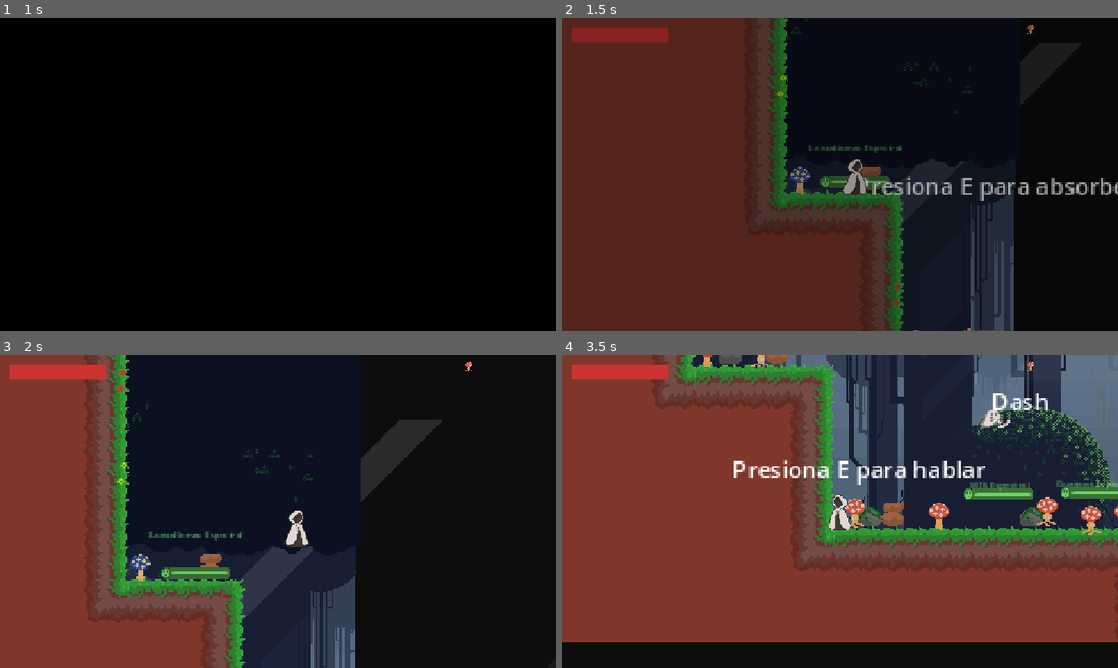
Above: before the commit, frames 1-4 (two rows, left to right).
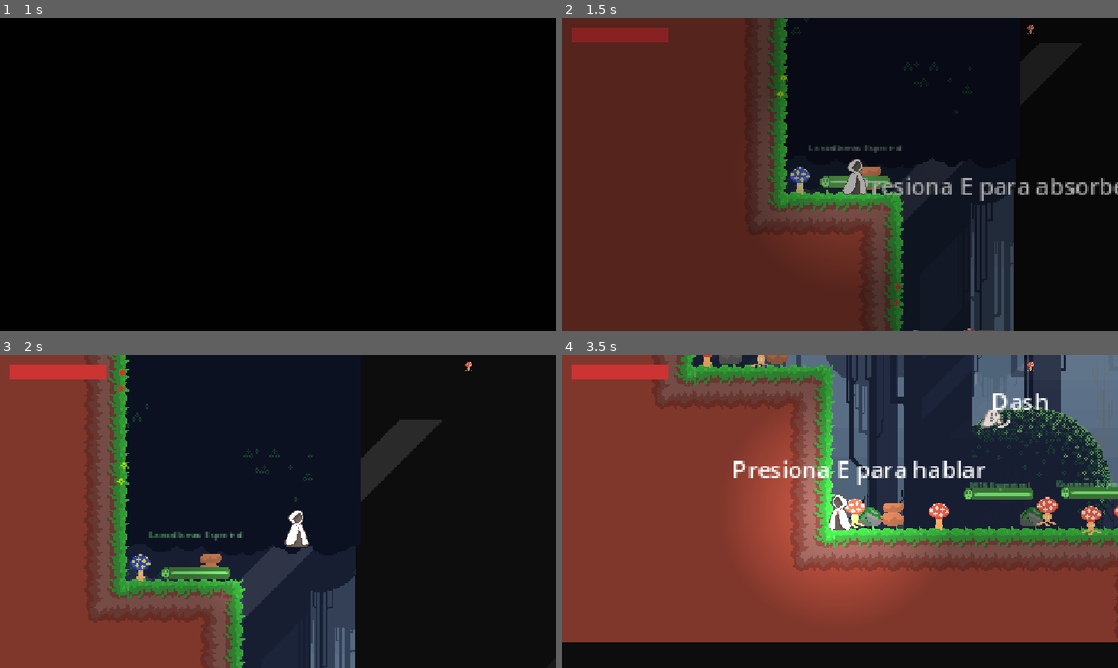
Above: after the commit, the same moments.

Repository: Tenshi2606/Rizko
Game: Godot game, scene res://assets/scenas/UI/main_menu.tscn
The game is run twice, just before and just after one commit, with the same random seed, the same clock (stepped at 60 frames per second) and the same inputs.
Inputs:
- Up to frame 1 (1 s): click "NUEVA PARTIDA" at 0.5 s
- Up to frame 2 (1.5 s): tap Enter at 1.25 s; hold Right (ui_right) from 1.28 s (still down); hold X (attack) from 1.28 s (still down)
- Up to frame 3 (2 s): keep holding Right (ui_right); keep holding X (attack); tap Z (jump) at 1.52 s
- Up to frame 4 (3.5 s): release X (attack) at 2.03 s; tap X (attack) at 2.1, 3.05 s; tap Z (jump) at 2.27 s; release Right (ui_right) at 2.78 s; hold Left (ui_left) from 2.78 s (still down); hold C (dash) from 2.78 s (still down)

Frame 1 is identical in both runs. In frame 2, 3.9% of the frame differs, in the area x 38-62%, y 34-74%; in frame 3, 0.6%; in frame 4, 9.9%, in the area x 33-68%, y 19-78%.

Commit message:
Fix 2 System Combat

Diff:
--- a/assets/scenas/player/player.tscn
+++ b/assets/scenas/player/player.tscn
@@ -32,6 +32,18 @@
 
 [sub_resource type="Animation" id="Animation_3p3td"]
 length = 0.001
+tracks/0/type = "value"
+tracks/0/imported = false
+tracks/0/enabled = true
+tracks/0/path = NodePath("Sprite2D:frame")
+tracks/0/interp = 1
+tracks/0/loop_wrap = true
+tracks/0/keys = {
+"times": PackedFloat32Array(0),
+"transitions": PackedFloat32Array(1),
+"update": 1,
+"values": [99]
+}
 
 [sub_resource type="AtlasTexture" id="AtlasTexture_cam7v"]
 atlas = ExtResource("8_cphw5")
@@ -168,7 +180,7 @@
 tracks/1/interp = 1
 tracks/1/loop_wrap = true
 tracks/1/keys = {
-"times": PackedFloat32Array(0, 0.42993593, 0.8293077),
+"times": PackedFloat32Array(0, 0.42993593, 0.76666665),
 "transitions": PackedFloat32Array(1, 1, 1),
 "update": 1,
 "values": [true, false, true]
@@ -180,10 +192,10 @@
 tracks/2/interp = 1
 tracks/2/loop_wrap = true
 tracks/2/keys = {
-"times": PackedFloat32Array(0, 0.13333334, 0.26666668, 0.4, 0.53333336, 0.6333333, 0.7, 0.76666665),
-"transitions": PackedFloat32Array(2, 1, 1, 1, 1, 1, 1, 2),
-"update": 1,
-"values": [99, 100, 101, 102, 103, 104, 105, 106]
+"times": PackedFloat32Array(0.033333335, 0.099999994, 0.19999999, 0.3, 0.4, 0.5, 0.6, 0.6666667, 0.7660404),
+"transitions": PackedFloat32Array(2, 1, 1, 1, 1, 1, 1, 1, 0.5),
+"update": 1,
+"values": [99, 100, 101, 102, 103, 104, 105, 106, 107]
 }
 
 [sub_resource type="Animation" id="Animation_l2rnc"]
@@ -236,7 +248,7 @@
 tracks/0/interp = 1
 tracks/0/loop_wrap = true
 tracks/0/keys = {
-"times": PackedFloat32Array(0, 0.13333334, 0.26666668, 0.4, 0.53333336, 0.6333333, 0.7, 0.76666665),
+"times": PackedFloat32Array(0, 0.13333334, 0.26666668, 0.4, 0.53333336, 0.6, 0.6666667, 0.73333335),
 "transitions": PackedFloat32Array(2, 1, 1, 1, 1, 1, 1, 2),
 "update": 1,
 "values": [99, 100, 101, 102, 103, 104, 105, 106]
@@ -670,7 +682,6 @@
 script = ExtResource("26_u6omy")
 
 [node name="Luz Dinamica" type="PointLight2D" parent="."]
-visible = false
 z_index = 10
 material = SubResource("CanvasItemMaterial_u6omy")
 position = Vector2(0, -1)
@@ -682,10 +693,10 @@
 [node name="Sprite2D" type="Sprite2D" parent="."]
 position = Vector2(1, -0.9999999)
 scale = Vector2(0.40022212, 0.4358724)
-texture = ExtResource("28_8qt6n")
+texture = SubResource("AtlasTexture_cam7v")
 hframes = 11
 vframes = 11
-frame = 6
+frame = 99
 
 [connection signal="body_entered" from="HitboxContainer/AirAttackHitbox" to="." method="_on_air_attack_hitbox_body_entered"]
 [connection signal="body_entered" from="HitboxContainer/PogoHitbox" to="." method="_on_pogo_hitbox_body_entered"]
--- a/resources/combos/attacks/Scythe Combo.tres
+++ b/resources/combos/attacks/Scythe Combo.tres
@@ -8,7 +8,7 @@
 attack_name = "Scythe Slash 1"
 knockback_force = Vector2(20, 20)
 animation_name = "scythe_attack_1"
-duration = 0.8
+duration = 0.7
 required_weapons = Array[String](["scythe"])
 melee_only = true
 metadata/_custom_type_script = "uid://bt802v83ttdhy"
@@ -19,6 +19,7 @@
 damage_multiplier = 1.2
 knockback_force = Vector2(50, 50)
 animation_name = "scythe_attack_2"
+duration = 0.7
 required_weapons = Array[String](["scythe"])
 melee_only = true
 metadata/_custom_type_script = "uid://bt802v83ttdhy"
@@ -29,6 +30,7 @@
 damage_multiplier = 1.5
 knockback_force = Vector2(100, 50)
 animation_name = "scythe_attack_3"
+duration = 0.7
 required_weapons = Array[String](["scythe"])
 melee_only = true
 metadata/_custom_type_script = "uid://bt802v83ttdhy"
@@ -38,6 +40,5 @@
 combo_name = "Scythe Combo"
 attacks = Array[ExtResource("1_sfiqf")]([SubResource("Resource_sfiqf"), SubResource("Resource_u0u66"), SubResource("Resource_l0s0y")])
 combo_window = 1.0
-loop_combo = true
 required_weapons = Array[String](["scythe"])
 metadata/_custom_type_script = "uid://carh4ebha42h1"
--- a/scripts/player/components/ComboSystem.gd
+++ b/scripts/player/components/ComboSystem.gd
@@ -1,11 +1,6 @@
 # res://scripts/player/components/ComboSystem.gd
 extends Node
 class_name ComboSystem
-
-## ============================================
-## SISTEMA DE COMBOS - ESTILO DEVIL MAY CRY
-## ============================================
-## Input buffer para spam fluido sin reiniciar animaciones
 
 signal combo_hit(hit_index: int)
 signal combo_finished
@@ -21,20 +16,17 @@
 const COMBO_WINDOW_DURATION: float = 2.0
 var active_combo: ComboData = null
 
-# 🆕 SISTEMA DE INPUT BUFFER (ANTI-SPAM)
-var is_animation_playing: bool = false  # Si hay animación activa
-var input_buffer_active: bool = false   # Si hay input en buffer
-var buffered_attack_type: String = ""   # Tipo de ataque en buffer
-var can_queue_next: bool = false        # Si puede encolar siguiente
+# Sistema de input buffer
+var is_animation_playing: bool = false
+var input_buffer_active: bool = false
+var buffered_attack_type: String = ""
+var can_queue_next: bool = false
 
 # Timing
-const BUFFER_WINDOW: float = 0.4        # Ventana para buffear input
-const QUEUE_WINDOW_START: float = 0.3   # Desde cuándo puede encolar (30% animación)
-
-# ============================================
-# 🎯 CONFIGURACIÓN DE COMBOS (RECURSOS)
-# ============================================
-
+const BUFFER_WINDOW: float = 0.4
+const QUEUE_WINDOW_START: float = 0.3
+
+# 🆕 CONFIGURACIÓN DE COMBOS (RECURSOS)
 @export var default_combo: ComboData
 @export var weapon_combos: Dictionary = {}
 @export var air_combo: ComboData
@@ -74,10 +66,6 @@
 			print("⏱️ Ventana de combo expirada")
 			reset_combo()
 
-# ============================================
-# 🎮 EJECUTAR ATAQUE (CON BUFFER)
-# ============================================
-
 func try_attack() -> bool:
 	return _try_attack_internal("ground", false)
 
@@ -94,7 +82,7 @@
 	print("\n🎮 try_attack llamado - Tipo:", attack_type)
 	print("  Estado: animación_activa=", is_animation_playing, " buffer=", input_buffer_active)
 
-	# 🆕 CASO 1: Ya hay animación activa
+	# CASO 1: Ya hay animación activa
 	if is_animation_playing:
 		# Si puede encolar, guardar en buffer
 		if can_queue_next and not input_buffer_active:
@@ -106,7 +94,7 @@
 			print("  ❌ Spam ignorado (animación activa, buffer lleno)")
 			return false
 
-	# 🆕 CASO 2: No hay animación, ejecutar inmediatamente
+	# CASO 2: No hay animación, ejecutar inmediatamente
 	return _execute_attack(attack_type, is_air)
 
 func _execute_attack(attack_type: String, is_air: bool) -> bool:
@@ -156,14 +144,10 @@
 	# Emitir señal
 	combo_hit.emit(combo_index)
 
-	# 🆕 Programar cuándo se puede encolar siguiente
+	# Programar cuándo se puede encolar siguiente
 	_schedule_queue_window(attack_data.duration)
 
 	return true
-
-# ============================================
-# 🕐 VENTANA DE ENCOLADO
-# ============================================
 
 func _schedule_queue_window(attack_duration: float) -> void:
 	# Calcular cuándo se puede encolar (30% de la animación)
@@ -175,10 +159,7 @@
 		can_queue_next = true
 		print("  🟢 Ventana de encolado activada")
 
-# ============================================
-# 🔔 CALLBACK: ANIMACIÓN TERMINADA
-# ============================================
-
+# 🆕 CALLBACK MEJORADO: ANIMACIÓN TERMINADA
 func _on_animation_finished(anim_name: String) -> void:
 	print("\n✅ Animación terminada: ", anim_name)
 
@@ -192,7 +173,27 @@
 
 	print("  Estado: buffer=", input_buffer_active)
 
-	# 🆕 PROCESAR INPUT BUFFEADO
+	# 🆕 LIMPIAR LISTA DE GOLPEADOS SIEMPRE
+	if attack_component:
+		attack_component.enemies_hit_this_attack.clear()
+		print("  🔄 Lista de enemigos golpeados limpiada")
+
+	# 🆕 VERIFICAR SI EL COMBO YA ESTÁ COMPLETO ANTES DE PROCESAR BUFFER
+	var current_combo = _get_active_combo()
+	var is_combo_complete = current_combo and combo_index >= current_combo.get_attack_count()
+
+	if is_combo_complete:
+		print("  🎯 Combo completo - IGNORANDO BUFFER y RESETEANDO")
+		# Limpiar buffer sin ejecutarlo
+		input_buffer_active = false
+		buffered_attack_type = ""
+
+		combo_finished.emit()
+		reset_combo()
+		_force_state_transition()
+		return
+
+	# PROCESAR INPUT BUFFEADO (solo si el combo NO está completo)
 	if input_buffer_active:
 		print("  🔄 Ejecutando ataque buffeado: ", buffered_attack_type)
 
@@ -205,23 +206,34 @@
 		_execute_attack(attack_to_execute, false)
 		return
 
-	# 🆕 SIN BUFFER: Activar ventana de combo
+	# Activar ventana de combo para siguiente golpe
 	combo_window_timer = COMBO_WINDOW_DURATION
 	print("  ⏳ Ventana de combo activa (", COMBO_WINDOW_DURATION, "s)")
 
-	# Limpiar lista de enemigos golpeados
-	if attack_component:
-		attack_component.enemies_hit_this_attack.clear()
-
-	# Verificar fin de combo
-	var current_combo = _get_active_combo()
-	if current_combo and combo_index >= current_combo.get_attack_count():
-		print("  🎯 Combo completo!")
-		combo_finished.emit()
-
-# ============================================
-# 🗺️ HELPERS
-# ============================================
+# 🆕 NUEVA FUNCIÓN: Forzar transición de estado
+func _force_state_transition() -> void:
+	if not player:
+		return
+
+	var state_machine = player.get_node_or_null("StateMachine")
+	if not state_machine:
+		return
+
+	# Solo forzar transición si está en AttackState
+	if state_machine.current_state.name != "Attack":
+		return
+
+	print("🔄 Forzando transición de estado desde ComboSystem")
+
+	# Determinar estado siguiente
+	if player.is_on_floor():
+		var input_dir = Input.get_action_strength("ui_right") - Input.get_action_strength("ui_left")
+		if input_dir != 0:
+			state_machine.change_to("run")
+		else:
+			state_machine.change_to("idle")
+	else:
+		state_machine.change_to("fall")
 
 func _get_active_combo() -> ComboData:
 	var weapon = player.get_current_weapon()
--- a/scripts/states/attack.gd
+++ b/scripts/states/attack.gd
@@ -5,13 +5,26 @@
 var attack_component: AttackComponent
 var combo_system: ComboSystem
 var is_ranged_attack: bool = false
+
+# 🆕 NUEVO: Forzar salida cuando termina animación
+var should_exit: bool = false
+var exit_timer: float = 0.0
+
+# 🆕 RED DE SEGURIDAD: Máximo tiempo en estado de ataque
+var max_attack_duration: float = 3.0  # 3 segundos máximo
+var time_in_state: float = 0.0
 
 func start():
 	print("\n=== ATTACK STATE START ===")
 	attack_component = player.get_node("AttackComponent") as AttackComponent
 	combo_system = player.get_node_or_null("ComboSystem") as ComboSystem
 
-	# 🆕 VERIFICAR SI YA ESTÁ ATACANDO (NO REINICIAR)
+	# 🆕 RESET FLAGS
+	should_exit = false
+	exit_timer = 0.0
+	time_in_state = 0.0  # 🆕 Reset del timer de seguridad
+
+	# Verificar si ya está atacando
 	if combo_system and combo_system.is_currently_attacking():
 		print("  ⚠️ Ya hay ataque en progreso - NO reiniciar")
 		return
@@ -28,16 +41,15 @@
 		# ATAQUE RANGED
 		is_ranged_attack = true
 		_handle_ranged_attack(weapon)
+		# 🆕 SALIR INMEDIATAMENTE DESPUÉS DE DISPARAR
+		should_exit = true
+		exit_timer = 0.3  # Esperar 0.3s para que se vea la animación
 		return
 
 	# ATAQUE MELEE - Usar ComboSystem
 	is_ranged_attack = false
 	_handle_melee_attack()
 
-# ============================================
-# 🔫 ATAQUE RANGED
-# ============================================
-
 func _handle_ranged_attack(weapon: WeaponData) -> void:
 	print("🔫 Ataque ranged: ", weapon.weapon_name)
 
@@ -51,10 +63,6 @@
 	else:
 		if player.animation_controller:
 			player.animation_controller.play("attack")
-
-# ============================================
-# ⚔️ ATAQUE MELEE
-# ============================================
 
 func _handle_melee_attack() -> void:
 	if not combo_system:
@@ -83,13 +91,28 @@
 
 	if not success:
 		print("  ⚠️ No se pudo ejecutar ataque")
-
-# ============================================
-# 🔧 PHYSICS PROCESS
-# ============================================
+		# 🆕 SALIR SI FALLA
+		should_exit = true
+		exit_timer = 0.1
 
 func on_physics_process(delta: float) -> void:
-	# 🆕 PROCESAR SPAM DE INPUT (ComboSystem lo maneja)
+	# 🆕 RED DE SEGURIDAD: Salir si lleva demasiado tiempo
+	time_in_state += delta
+	if time_in_state > max_attack_duration:
+		print("⚠️ TIMEOUT: Salida forzada por exceder ", max_attack_duration, "s")
+		if combo_system:
+			combo_system.reset_combo()
+		_transition_out()
+		return
+
+	# 🆕 SALIDA FORZADA
+	if should_exit:
+		exit_timer -= delta
+		if exit_timer <= 0:
+			_transition_out()
+			return
+
+	# Procesar spam de input (ComboSystem lo maneja)
 	if Input.is_action_just_pressed("attack") and combo_system:
 		combo_system.try_attack()
 
@@ -119,10 +142,20 @@
 			Player.AttackDirection.DOWN:
 				_handle_down_attack(delta)
 
-	# 🆕 SALIR SOLO SI TERMINÓ TODO
+	# 🆕 VERIFICACIÓN MEJORADA DE SALIDA
 	if combo_system:
-		# Si NO está atacando Y NO está en ventana de combo
-		if not combo_system.is_currently_attacking() and not combo_system.is_in_combo():
+		# Salir SI:
+		# 1. NO está atacando actualmente
+		# 2. NO está en ventana de combo (esperando siguiente golpe)
+		# 3. NO hay input bufferado
+		var can_exit = (
+			not combo_system.is_currently_attacking() and
+			not combo_system.is_in_combo() and
+			not combo_system.input_buffer_active
+		)
+
+		if can_exit:
+			print("✅ Condiciones de salida cumplidas - Transicionando")
 			_transition_out()
 
 func _transition_out() -> void:
@@ -135,10 +168,6 @@
 	else:
 		state_machine.change_to("fall")
 
-# ============================================
-# 🎯 FÍSICA POR TIPO DE ATAQUE
-# ============================================
-
 func _handle_ranged_physics(delta: float) -> void:
 	var input_dir = Input.get_action_strength("ui_right") - Input.get_action_strength("ui_left")
 	var target_speed = input_dir * player.speed * 0.5
@@ -199,11 +228,10 @@
 
 	player.move_and_slide()
 
-# ============================================
-# 🔚 END
-# ============================================
-
 func end():
 	player.current_attack_direction = Player.AttackDirection.FORWARD
 	player.hit_enemy_with_down_attack = false
 	is_ranged_attack = false
+	should_exit = false
+	exit_timer = 0.0
+	time_in_state = 0.0  # 🆕 Reset del timer
